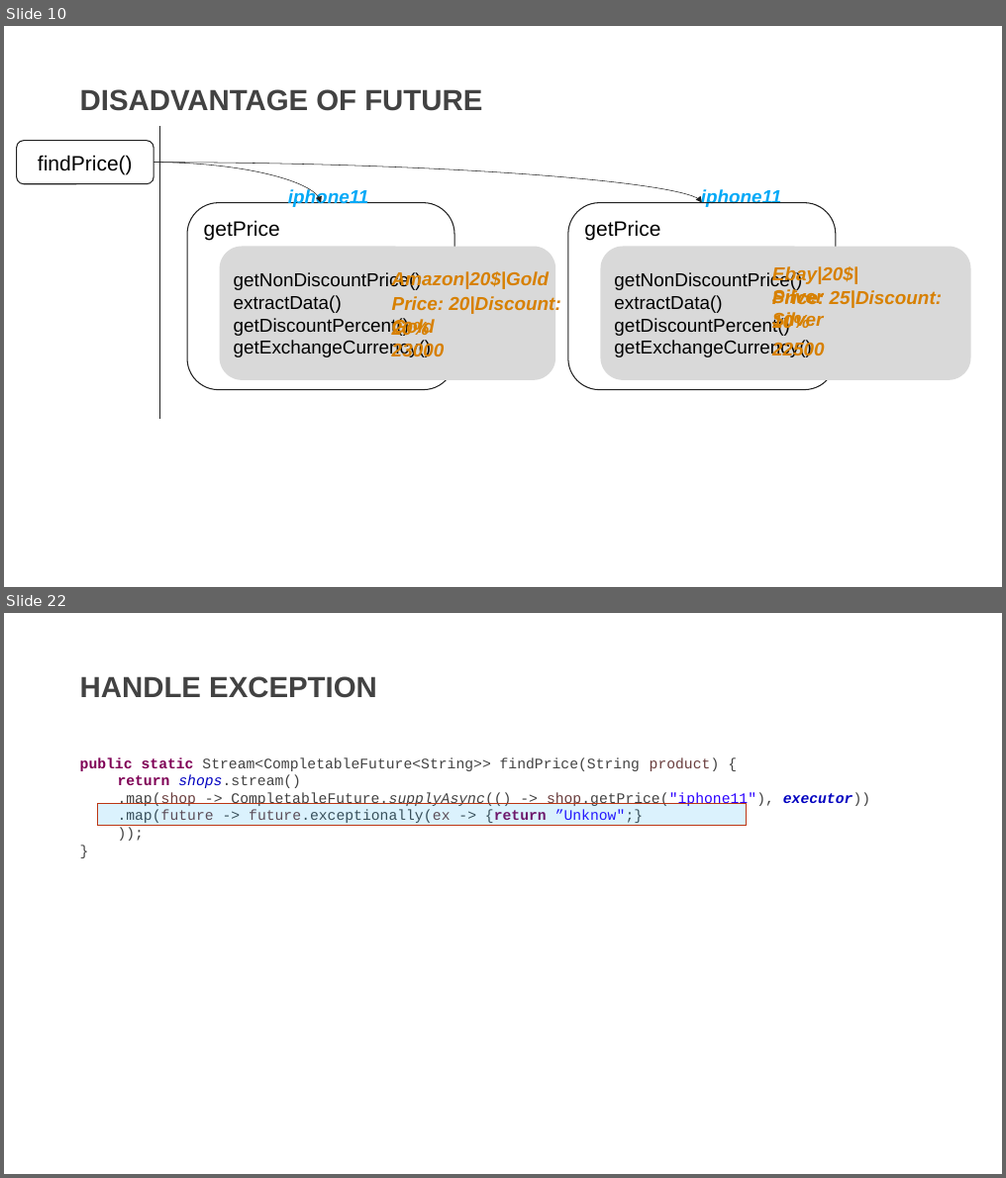
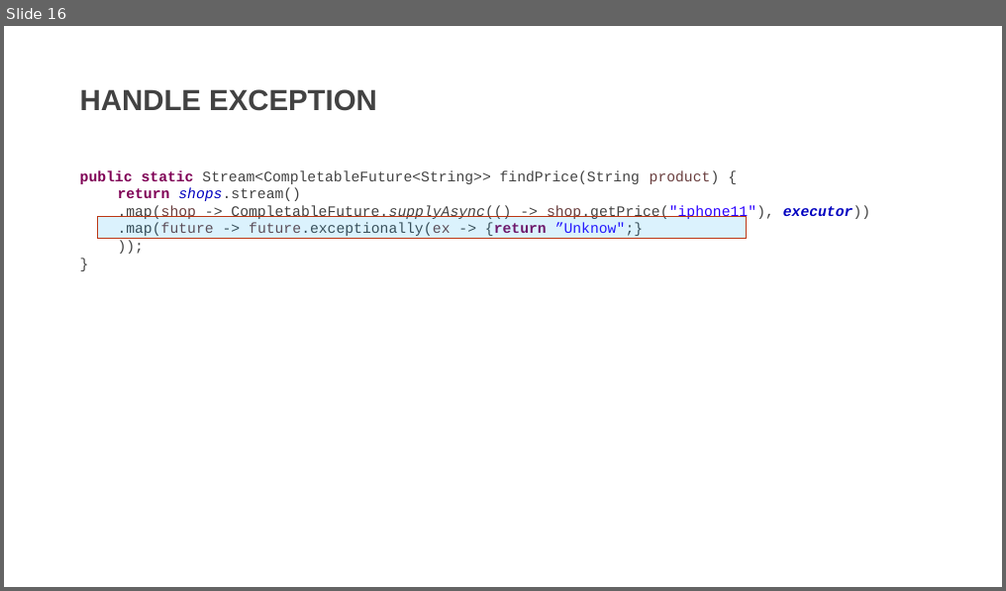
Before and after one commit to DevDay2019-AxonActive/DevDay2019---Advanced-Java, a slide deck: presentations/java_future.pptx. Shown one above the other, each under a label of ours: slides 10 and 22 before the commit, slide 16 after it; the slides between them are not shown. The pictures are 1006x1178 and 1006x591 pixels, drawn with LibreOffice and Linux fonts; fonts in the diff are those of the drawing; background and template pictures are left out. Boxes give left, top, right and bottom in pixels: in the first picture for what was removed or moved away, otherwise in the second. Text is boxed around its words. In the diff, an @@ line names an element or a change of style, - is before the commit and + after.

```diff
--- a/presentations/java_future.pptx
+++ b/presentations/java_future.pptx
@@ slide 10 removed at bbox=[4, 26, 1002, 587], background picture (left out) @@
@@ text removed at bbox=[80, 89, 482, 111] @@
-DISADVANTAGE OF FUTURE
@@ rounded rectangle removed at bbox=[17, 141, 153, 184] @@
-findPrice()
@@ line removed from (159, 126) to (159, 419) @@
@@ curved arrow removed from (153, 163) to (321, 202) @@
@@ curved arrow removed from (153, 163) to (702, 202) @@
@@ rounded rectangle removed at bbox=[187, 202, 454, 390] @@
-getPrice
@@ text removed at bbox=[288, 188, 368, 207] @@
-iphone11
@@ rounded rectangle removed at bbox=[568, 202, 836, 390] @@
-getPrice
@@ text removed at bbox=[701, 189, 781, 207] @@
-iphone11
@@ rounded rectangle removed at bbox=[220, 246, 555, 380] @@
-getNonDiscountPrice()
-extractData()
-getDiscountPercent()
-getExchangeCurrency()
@@ rounded rectangle removed at bbox=[601, 246, 971, 380] @@
-getNonDiscountPrice()
-extractData()
-getDiscountPercent()
-getExchangeCurrency()
@@ text removed at bbox=[392, 272, 548, 290] @@
-Amazon|20$|Gold
@@ text removed at bbox=[772, 267, 858, 308] @@
-Ebay|20$|Silver
@@ text removed at bbox=[772, 289, 942, 331] @@
-Price: 25|Discount: Silver
@@ text removed at bbox=[392, 296, 560, 337] @@
-Price: 20|Discount: Gold
@@ text removed at bbox=[392, 320, 430, 339] @@
-20%
@@ text removed at bbox=[772, 314, 810, 333] @@
-10%
@@ text removed at bbox=[392, 343, 445, 358] @@
-23000
@@ text removed at bbox=[772, 342, 825, 361] @@
-22500
@@ what was slide 22 is now slide 16 @@
```
Also in this commit, not shown: 13 slides changed, 3 slides added, 8 other slides removed.
